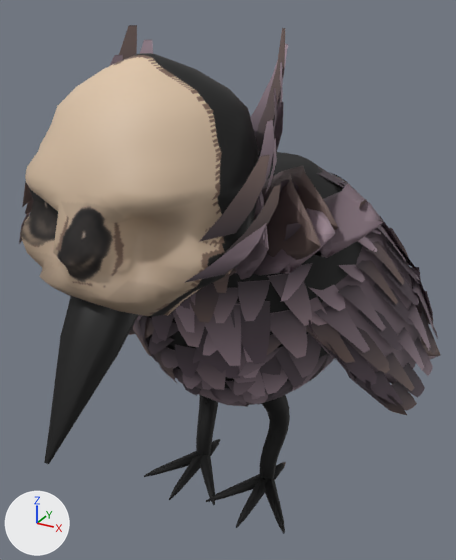
An edit to the glTF model public/models/ashiatodori.glb, drawn before and after from the same camera.
One viewpoint serves both versions: a 50 mm lens placed at (0.152, -0.31, 0.278), pointed at (-0.003, -0.028, 0.137). Every picture has the same lights, and +X, +Y and +Z are marked at lower left. The picture after the commit comes second. Vertices at exactly the same position are counted once.

Names of what the first picture shows: 'ashiatodori'.
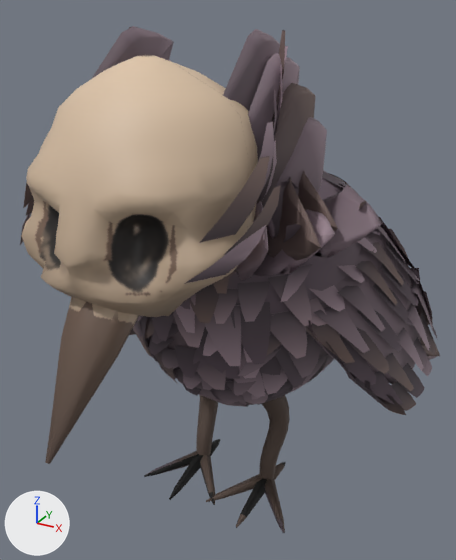
The change in detail:
me_ashiatodori is used by ob_ashiatodori; location (0.0, 0.0, 0.0).
me_ashiatodori had 6712 vertices, 9000 faces and spanned x -0.104..0.104, y -0.176..0.122, z 0.001..0.268.
me_ashiatodori now has 6732 vertices, 9000 faces and spans x -0.103..0.103, y -0.176..0.107, z 0.001..0.268.
me_ashiatodori part 1: the loose piece of 8 vertices spanning x 0.041..0.049, y -0.1..-0.07, z 0.217..0.247 is moved by (0.0, 0.0, -0.001).
me_ashiatodori part 2: the loose piece of 8 vertices spanning x -0.047..-0.037, y -0.089..-0.062, z 0.22..0.256 is moved by (0.0, 0.0, -0.001).
me_ashiatodori part 3: the loose piece of 8 vertices spanning x 0.037..0.047, y -0.089..-0.062, z 0.22..0.256 is moved by (0.0, 0.0, -0.001).
me_ashiatodori part 4: the loose piece of 8 vertices spanning x -0.043..-0.031, y -0.081..-0.055, z 0.223..0.268 is moved by (0.0, 0.0, -0.001).
me_ashiatodori part 5: the loose piece of 8 vertices spanning x 0.031..0.043, y -0.081..-0.055, z 0.223..0.268 is moved by (0.0, 0.0, -0.001).
me_ashiatodori part 6: the loose piece of 8 vertices spanning x -0.056..-0.04, y -0.139..-0.104, z 0.187..0.202 is moved by (0.0, 0.0, -0.001).
me_ashiatodori part 7: the loose piece of 8 vertices spanning x 0.04..0.056, y -0.139..-0.104, z 0.187..0.202 is moved by (0.0, 0.0, -0.001).
me_ashiatodori part 8: a new loose piece of 39 vertices spanning x 0.039..0.051, y -0.083..-0.018, z 0.184..0.233, in mat_ashiatodori_plume (picture img_ashiatodori_feather).
me_ashiatodori part 9: a new loose piece of 39 vertices spanning x 0.037..0.047, y -0.093..-0.024, z 0.198..0.247, in mat_ashiatodori_plume (picture img_ashiatodori_feather).
me_ashiatodori part 10: a new loose piece of 39 vertices spanning x 0.032..0.042, y -0.101..-0.03, z 0.211..0.259, in mat_ashiatodori_plume (picture img_ashiatodori_feather).
me_ashiatodori part 11: a new loose piece of 39 vertices spanning x -0.035..-0.026, y -0.108..-0.037, z 0.224..0.268, in mat_ashiatodori_plume (picture img_ashiatodori_feather).
me_ashiatodori part 12: a new loose piece of 39 vertices spanning x 0.026..0.035, y -0.108..-0.037, z 0.224..0.268, in mat_ashiatodori_plume (picture img_ashiatodori_feather).
me_ashiatodori part 13: 204 vertices moved from x -0.086..0.086, y -0.162..0.088, z 0.077..0.262 to x -0.086..0.086, y -0.15..0.083, z 0.073..0.261; 938 vertices removed from x -0.098..0.098, y -0.176..0.122, z 0.058..0.26; 664 vertices added at x -0.098..0.098, y -0.175..0.107, z 0.059..0.259.
me_ashiatodori part 14: 30 vertices removed from x -0.042..0.045, y -0.058..0.016, z 0.002..0.059; 12 vertices added at x -0.041..0.045, y -0.057..0.004, z 0.002..0.05.
me_ashiatodori part 15: 1512 kept faces spanning x -0.086..0.086, y -0.154..0.087, z 0.001..0.253 get new texture (UV) coordinates.
Other edits to the shape of me_ashiatodori do not show in these pictures.

Location of each change, [x1, y1, x2, y2] in pixels of the pictures (456 x 560 px; the box of a moved part takes in the faces that stretch with it):
'ashiatodori', reshaped: before [19, 25, 441, 534]; after [20, 26, 440, 533]
part 1 of me_ashiatodori, moved or reshaped: before [273, 88, 278, 136]; after [273, 89, 277, 137]
part 2 of me_ashiatodori, moved or reshaped (not visible afterwards): before [110, 55, 123, 66]
part 3 of me_ashiatodori, moved or reshaped: before [258, 62, 283, 158]; after [273, 64, 282, 135]
part 4 of me_ashiatodori, moved or reshaped (not visible afterwards): before [119, 25, 137, 60]
part 5 of me_ashiatodori, moved or reshaped: before [256, 28, 285, 152]; after [271, 30, 285, 122]
part 6 of me_ashiatodori, moved or reshaped: before [19, 212, 30, 244]; after [20, 213, 31, 245]
part 7 of me_ashiatodori, moved or reshaped: before [184, 224, 266, 283]; after [184, 225, 266, 284]
part 8 of me_ashiatodori, added: after [267, 117, 327, 238]
part 9 of me_ashiatodori, added: after [256, 83, 315, 208]
part 10 of me_ashiatodori, added: after [248, 53, 300, 160]
part 11 of me_ashiatodori, added: after [92, 26, 174, 78]
part 12 of me_ashiatodori, added: after [223, 29, 280, 112]
part 13 of me_ashiatodori, moved or reshaped: before [20, 40, 441, 464]; after [21, 46, 440, 464]
part 14 of me_ashiatodori, reshaped: [145, 398, 288, 531] in both
part 15 of me_ashiatodori, surface changed: [25, 111, 362, 533] in both
